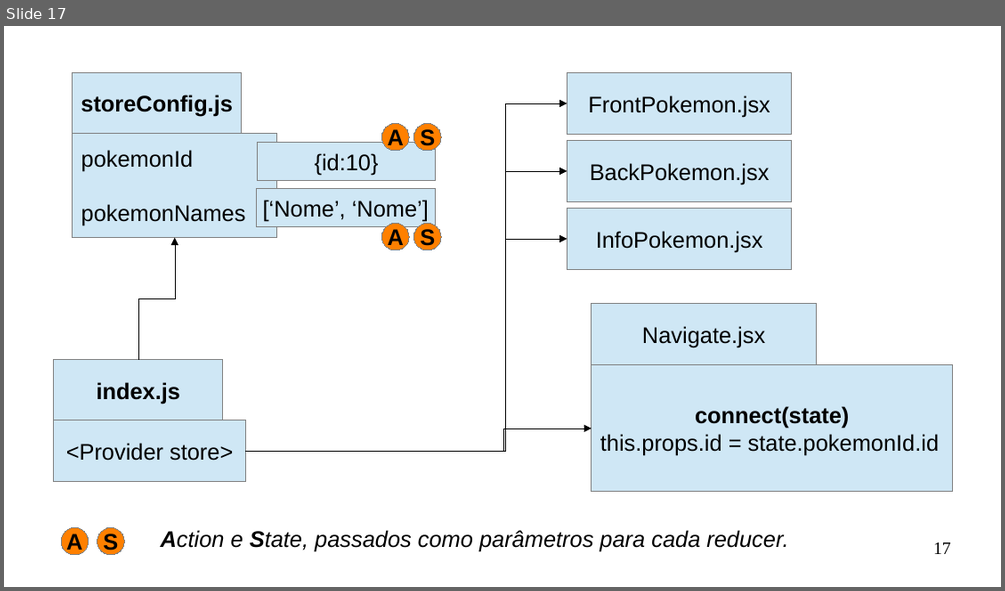
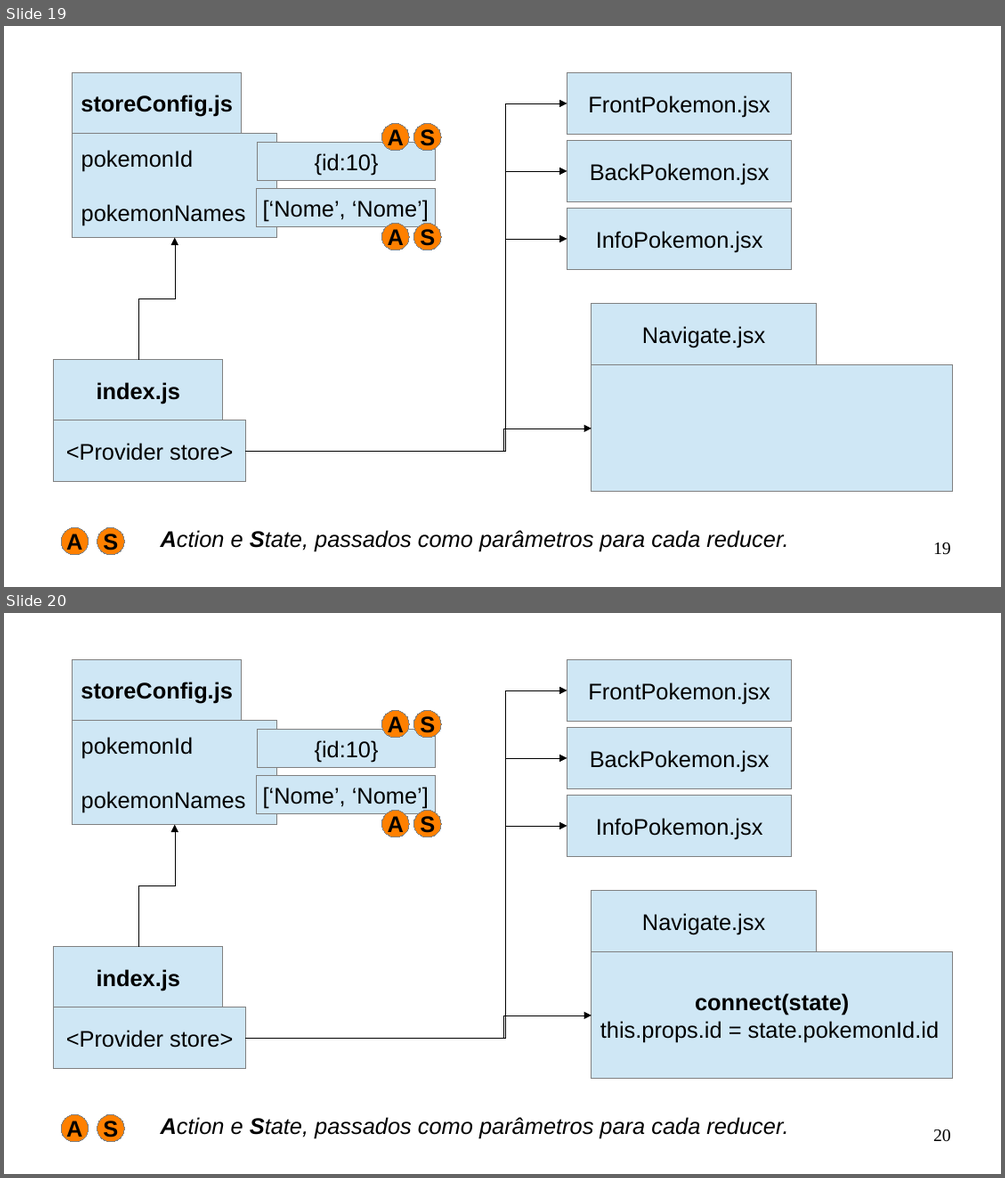
Before and after one commit to Marques-Dev/WEB_2020-1, a slide deck: SLIDES/aula08-redux-pokemon.odp. Shown one above the other, each under a label of ours: slide 17 before the commit, slides 19 and 20 after it. The pictures are 1005x591 and 1005x1178 pixels, drawn with LibreOffice and Linux fonts; fonts in the diff are those of the drawing. Boxes give left, top, right and bottom in pixels: in the first picture for what was removed or moved away, otherwise in the second. Text is boxed around its words. In the diff, an @@ line names an element or a change of style, - is before the commit and + after.

```diff
--- a/SLIDES/aula08-redux-pokemon.odp
+++ b/SLIDES/aula08-redux-pokemon.odp
@@ slide 19 added at [4, 26, 1001, 587], background #FFFFFF @@
@@ rectangle added at [72, 72, 241, 134], fill #CFE7F5, outline #808080 0 pt, 18 pt, text #000000, bold @@
+storeConfig.js
@@ rectangle added at [567, 73, 793, 135], fill #CFE7F5, outline #808080 0 pt, 18 pt, text #000000 @@
+FrontPokemon.jsx
@@ elbow arrow added from (245, 451) to (567, 103), #000000 0 pt @@
@@ ellipse added at [382, 124, 409, 151], fill #FF8000, outline #808080 0 pt, 18 pt, text #000000, bold @@
+A
@@ ellipse added at [413, 124, 441, 151], fill #FF8000, outline #808080 0 pt, 18 pt, text #000000, bold @@
+S
@@ rectangle added at [72, 133, 276, 238], fill #CFE7F5, outline #808080 0 pt, 18 pt, text #000000 @@
+pokemonId
+pokemonNames
@@ rectangle added at [258, 143, 436, 181], fill #CFE7F5, outline #808080 0 pt, 18 pt, text #000000 @@
+{id:10}
@@ rectangle added at [567, 140, 793, 201], fill #CFE7F5, outline #808080 0 pt, 18 pt, text #000000 @@
+BackPokemon.jsx
@@ elbow arrow added from (245, 451) to (567, 171), #000000 0 pt @@
@@ rectangle added at [257, 189, 436, 227], fill #CFE7F5, outline #808080 0 pt, 18 pt, text #000000 @@
+[‘Nome’, ‘Nome’]
@@ rectangle added at [567, 208, 793, 269], fill #CFE7F5, outline #808080 0 pt, 18 pt, text #000000 @@
+InfoPokemon.jsx
@@ elbow arrow added from (138, 360) to (175, 238), #000000 0 pt @@
@@ elbow arrow added from (245, 451) to (567, 239), #000000 0 pt @@
@@ ellipse added at [382, 224, 409, 250], fill #FF8000, outline #808080 0 pt, 18 pt, text #000000, bold @@
+A
@@ ellipse added at [413, 224, 441, 250], fill #FF8000, outline #808080 0 pt, 18 pt, text #000000, bold @@
+S
@@ rectangle added at [592, 304, 817, 365], fill #CFE7F5, outline #808080 0 pt, 18 pt, text #000000 @@
+Navigate.jsx
@@ rectangle added at [54, 360, 223, 421], fill #CFE7F5, outline #808080 0 pt, 18 pt, text #000000, bold @@
+index.js
@@ rectangle added at [592, 365, 954, 491], fill #CFE7F5, outline #808080 0 pt @@
@@ rectangle added at [54, 420, 245, 482], fill #CFE7F5, outline #808080 0 pt, 18 pt, text #000000 @@
+<Provider store>
@@ elbow arrow added from (245, 451) to (592, 428), #000000 0 pt @@
@@ ellipse added at [61, 527, 89, 555], fill #FF8000, outline #808080 0 pt, 18 pt, text #000000, bold @@
+A
@@ ellipse added at [97, 527, 124, 555], fill #FF8000, outline #808080 0 pt, 18 pt, text #000000, bold @@
+S
@@ text added at [161, 530, 788, 552], 18 pt, text #000000, italic @@
+Action e State, passados como parâmetros para cada reducer.
@@ page number added at [933, 542, 951, 555], 14 pt, text #000000 @@
+19
@@ what was slide 17 is now slide 20 @@
@@ page number at [933, 1129, 951, 1142]: text changed @@
-17
+20
```
Also in this commit, not shown: 8 slides changed, 6 other slides added, 1 slide removed, 3 other files.
